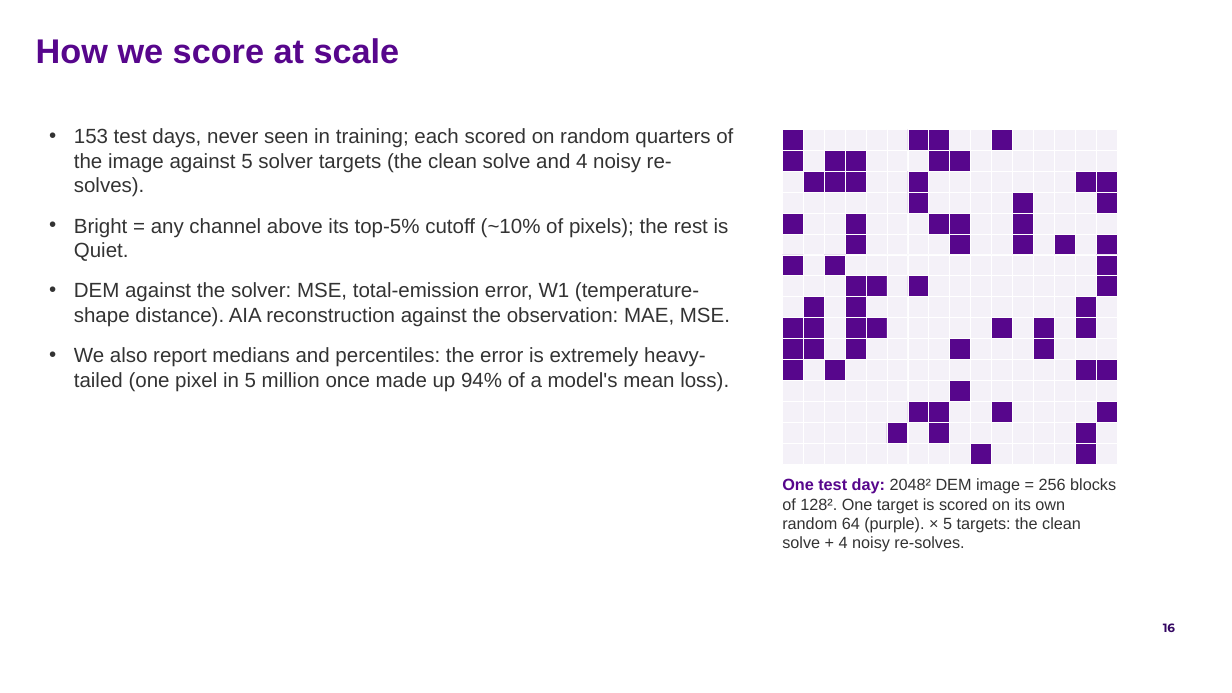
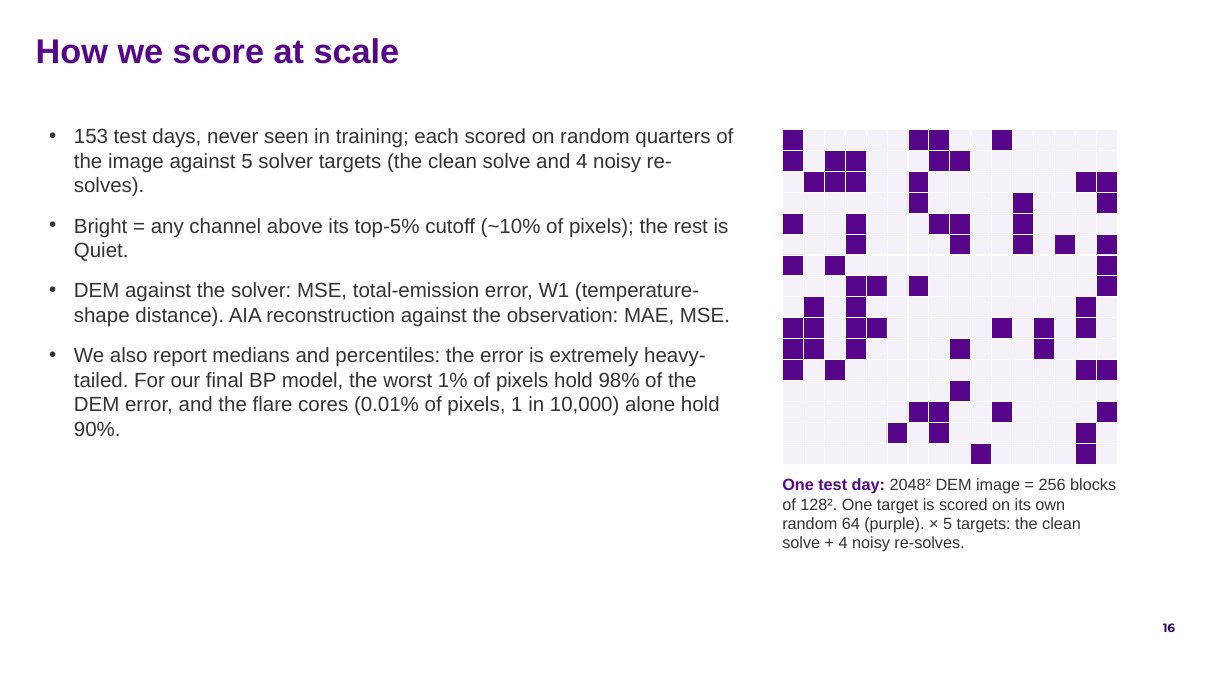
Before and after one commit to FruitPnchSamuraiG/solar-dem-inversion, a slide deck: slide 16 of slides/DEM_deck_v2.pptx. Drawn at 1232x693 pixels with LibreOffice and Linux fonts; fonts in the diff are those of the drawing; background and template pictures are left out. Boxes give left, top, right and bottom in pixels: in the first picture for what was removed or moved away, otherwise in the second. Text is boxed around its words. In the diff, an @@ line names an element or a change of style, - is before the commit and + after.

Commit message:
slides: merge Google Slides edits (DEM MAE column, multi-peak slide dropped, heavy-tail bullet, Part 8 renamed)
Flare cores in the heavy-tail bullet are 1 in 10,000 (69,283 of 705M), not
1 in 70k. ElasticNet now wins all six columns of the results table.

```diff
--- a/slides/DEM_deck_v2.pptx
+++ b/slides/DEM_deck_v2.pptx
@@ text at <box>74,347,720,436</box>: text changed @@
-• We also report medians and percentiles: the error is extremely heavy-tailed (one pixel in 5 million once made up 94% of a model's mean loss).
+• We also report medians and percentiles: the error is extremely heavy-tailed. For our final BP model, the worst 1% of pixels hold 98% of the DEM error, and the flare cores (0.01% of pixels, 1 in 10,000) alone hold 90%.
```
Also in this commit, not shown: 4 other slides changed, 1 slide removed, 2 other files.
